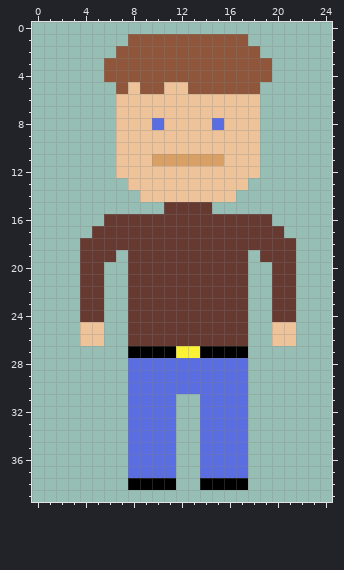
A pixel-art sprite gets an edit: drafts/main character/main-char.png. The picture above was drawn from the file before the commit.
The file is 25x40 pixels.
After the commit:
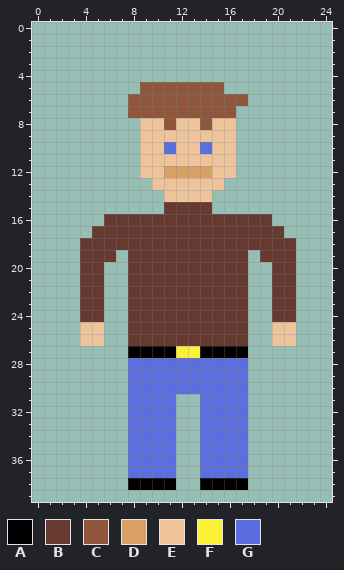
Palette (. is transparent): A #000000  B #663931  C #8f563b  D #d9a066  E #eec39a  F #fbf236  G #5b6ee1
From old to new:
y 1: x 8..17 CCCCCCCCCC -> ..........
y 2: x 7..18 CCCCCCCCCCCC -> ............
y 3..4: x 6..19 CCCCCCCCCCCCCC -> ..............
y 5: x 7..8 CE -> ..; x 11..12 EE -> CC; x 16..18 CCC -> ...
y 6: x 7..18 EEEEEEEEEEEE -> .CCCCCCCCCC.
y 7: x 7..18 EEEEEEEEEEEE -> .CCCCCCCCC..
y 8: x 7..8 EE -> ..; x 10..11 GE -> EC; x 14..15 EG -> CE; x 17..18 EE -> ..
y 9: x 7..8 EE -> ..; x 17..18 EE -> ..
y 10: x 7..8 EE -> ..; x 11 E -> G; x 14 E -> G; x 17..18 EE -> ..
y 11: x 7..8 EE -> ..; x 10..15 DDDDDD -> EEEEEE; x 17..18 EE -> ..
y 12: x 7..8 EE -> ..; x 11..14 EEEE -> DDDD; x 17..18 EE -> ..
y 13: x 8..9 EE -> ..; x 16..17 EE -> ..
y 14: x 9..10 EE -> ..; x 15..16 EE -> ..
Boxes around the changes in both pictures, in picture pixels (x1, y1, x2, y2):
changed: (104, 34, 272, 202)
